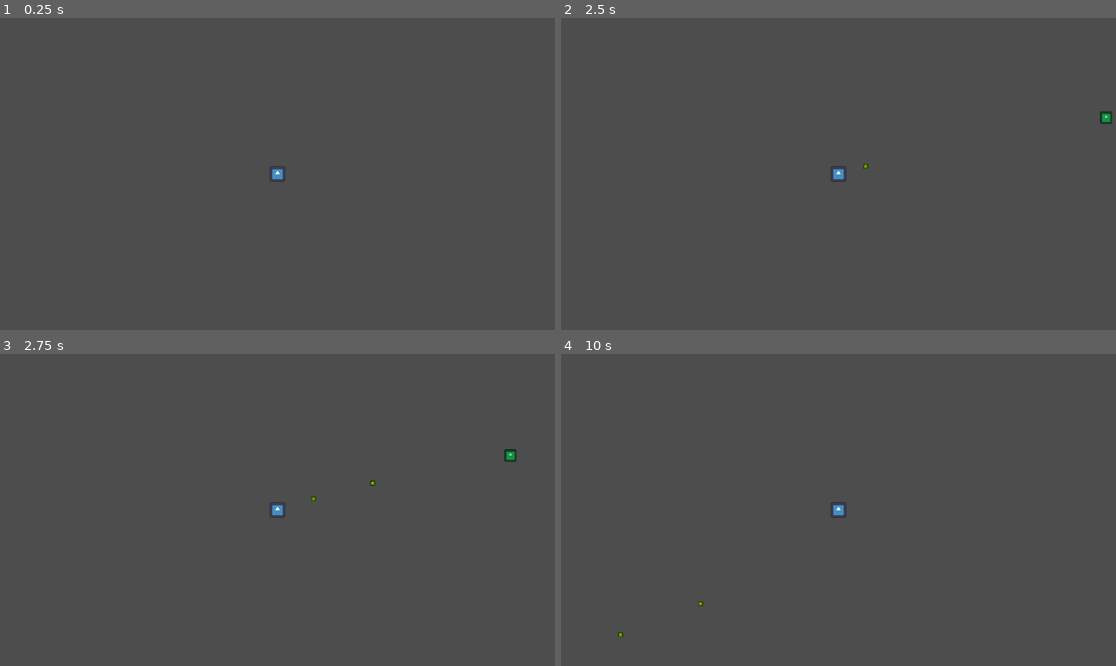
Above: before the commit, frames 1-4 (two rows, left to right).
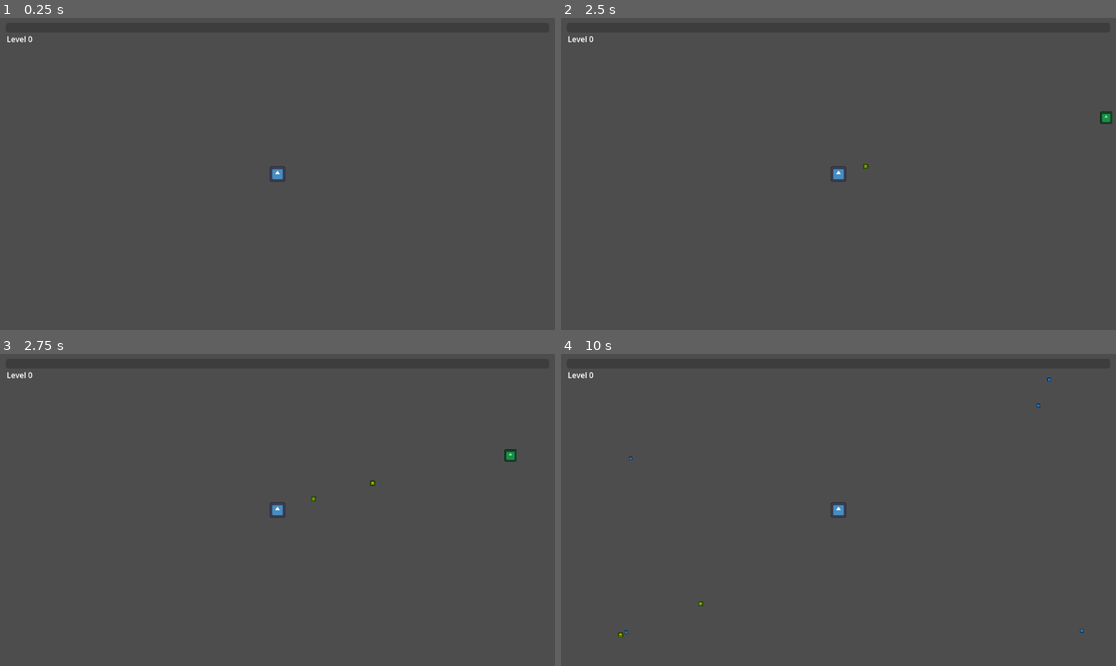
Above: after the commit, the same moments.

Repository: Garry-Systems/the-dead-shift
Game: Godot game, scene res://scenes/Main.tscn
Two runs of this game, one before a commit and one after it. Both use one fixed random seed, a clock stepped at 60 frames per second and the inputs below. The engine's default icon, where the game draws it, is replaced by a stand-in: a white triangle on a blue panel in a dark square.
Inputs (mouse positions are in pixels of both pictures, inside the frame that each line leads up to):
- Up to frame 1 (0.25 s): no input
- Up to frame 2 (2.5 s): tap Enter at 0.5, 2 s; move the mouse to (960, 158) at 0.52 s; hold D 0.53-1.25 s; click (960, 158) at 0.67 s; tap Space at 1.25 s; drag from (727, 189) to (810, 236) at 1.27 s; move the mouse to (894, 105) at 2.02 s; hold D from 2.03 s (still down)
- Up to frame 3 (2.75 s): keep holding D
- Up to frame 4 (10 s): release D at 2.75 s; drag from (810, 572) to (877, 497) at 2.77 s; move the mouse to (1005, 556) at 3.52 s; hold A 3.53-4.25 s; drag from (672, 463) to (849, 641) at 4.27 s; tap Space at 5 s; move the mouse to (866, 510) at 5.02 s; hold S 5.03-5.75 s; click (866, 510) at 5.17 s; drag from (755, 432) to (727, 525) at 5.77 s; move the mouse to (960, 494) at 6.52 s; hold W 6.53-7.25 s; drag from (727, 525) to (849, 506) at 7.27 s; move the mouse to (894, 441) at 8.02 s; hold S 8.03-8.75 s; drag from (810, 572) to (755, 453) at 8.77 s; move the mouse to (1005, 556) at 9.52 s; hold W from 9.53 s (still down); click (1005, 556) at 9.67 s

The runs differ from the first frame. In frame 1, less than 0.1% of the frame differs, in the area x 1-6%, y 5-8%; in frame 2, less than 0.1%; in frame 3, less than 0.1%; in frame 4, less than 0.1%, in the area x 1-95%, y 5-90%.

Commit message:
Phase 2 step 1: XP gems, leveling, HUD bar
Zombies drop cyan XP gems on death; gems vacuum to the player within pickup
radius; collecting fills an XP bar (code-built HUD). Crossing the threshold
levels up (XpCurve). Level-up currently prints; the 3-card screen is next.

Co-Authored-By: Claude Opus 4.8 (1M context) <noreply@anthropic.com>

Diff:
--- a/scenes/Main.tscn
+++ b/scenes/Main.tscn
@@ -1,8 +1,9 @@
-[gd_scene load_steps=4 format=3]
+[gd_scene load_steps=5 format=3]
 
 [ext_resource type="PackedScene" path="res://scenes/Player.tscn" id="1_player"]
 [ext_resource type="Script" uid="uid://dchqcispiwxbx" path="res://scripts/Spawner.gd" id="2_spawn"]
 [ext_resource type="PackedScene" path="res://scenes/Zombie.tscn" id="3_zomb"]
+[ext_resource type="Script" path="res://scripts/Hud.gd" id="4_hud"]
 
 [node name="Main" type="Node2D"]
 
@@ -11,3 +12,6 @@
 [node name="Spawner" type="Node2D" parent="."]
 script = ExtResource("2_spawn")
 zombie_scene = ExtResource("3_zomb")
+
+[node name="Hud" type="CanvasLayer" parent="."]
+script = ExtResource("4_hud")
--- /dev/null
+++ b/scenes/XpGem.tscn
@@ -0,0 +1,12 @@
+[gd_scene load_steps=3 format=3]
+
+[ext_resource type="Script" path="res://scripts/XpGem.gd" id="1_gem"]
+[ext_resource type="Texture2D" uid="uid://clb35uimfi113" path="res://icon.svg" id="2_tex"]
+
+[node name="XpGem" type="Node2D"]
+script = ExtResource("1_gem")
+
+[node name="Sprite2D" type="Sprite2D" parent="."]
+modulate = Color(0.3, 0.8, 1, 1)
+scale = Vector2(0.06, 0.06)
+texture = ExtResource("2_tex")
--- a/scenes/Zombie.tscn
+++ b/scenes/Zombie.tscn
@@ -1,13 +1,15 @@
-[gd_scene load_steps=4 format=3]
+[gd_scene load_steps=5 format=3]
 
 [ext_resource type="Script" uid="uid://pqm1ch7wugtm" path="res://scripts/Zombie.gd" id="1_zomb"]
 [ext_resource type="Texture2D" uid="uid://clb35uimfi113" path="res://icon.svg" id="2_tex"]
+[ext_resource type="PackedScene" path="res://scenes/XpGem.tscn" id="3_gem"]
 
 [sub_resource type="CircleShape2D" id="CircleShape2D_zomb"]
 radius = 20.0
 
 [node name="Zombie" type="CharacterBody2D"]
 script = ExtResource("1_zomb")
+xp_gem_scene = ExtResource("3_gem")
 
 [node name="Sprite2D" type="Sprite2D" parent="."]
 modulate = Color(0.4, 1, 0.4, 1)
--- /dev/null
+++ b/scripts/Hud.gd
@@ -0,0 +1,31 @@
+extends CanvasLayer
+## Minimal top-of-screen HUD, built entirely in code (no fragile hand-made UI):
+## a level label and an XP progress bar that fills as you collect gems.
+
+var _bar: ProgressBar
+var _label: Label
+var _player: Player
+
+func _ready() -> void:
+	_player = get_tree().get_first_node_in_group("player") as Player
+
+	_bar = ProgressBar.new()
+	_bar.show_percentage = false
+	_bar.anchor_right = 1.0          # stretch across the screen width
+	_bar.offset_left = 12
+	_bar.offset_right = -12
+	_bar.offset_top = 10
+	_bar.offset_bottom = 30
+	add_child(_bar)
+
+	_label = Label.new()
+	_label.offset_left = 14
+	_label.offset_top = 32
+	add_child(_label)
+
+func _process(_delta: float) -> void:
+	if _player == null or not is_instance_valid(_player):
+		return
+	_bar.max_value = _player.xp_to_next()
+	_bar.value = _player.xp
+	_label.text = "Level %d" % _player.level
--- a/scripts/Player.gd
+++ b/scripts/Player.gd
@@ -11,8 +11,15 @@
 ## Set by the VirtualJoystick. Vector2.ZERO means "no joystick input, use keyboard".
 var joystick_direction := Vector2.ZERO
 
+## Progression (Phase 2). Gems grant XP; crossing a threshold levels you up.
+var xp := 0
+var level := 0
+var pickup_radius := GameConfig.PICKUP_RADIUS
+var _xp_to_next := 0
+
 func _ready() -> void:
 	add_to_group("player")
+	_xp_to_next = XpCurve.xp_for_level(0)
 
 func _physics_process(delta: float) -> void:
 	_dash.tick(delta)
@@ -66,3 +73,20 @@
 func _die() -> void:
 	print("PLAYER DIED — Game Over")
 	get_tree().paused = true  # freeze; a proper Game Over screen comes in Phase 7
+
+## Grants XP and resolves any resulting level-ups.
+func add_xp(amount: int) -> void:
+	xp += amount
+	while xp >= _xp_to_next:
+		xp -= _xp_to_next
+		level += 1
+		_xp_to_next = XpCurve.xp_for_level(level)
+		_on_level_up()
+
+## XP needed to reach the next level (used by the HUD bar).
+func xp_to_next() -> int:
+	return _xp_to_next
+
+func _on_level_up() -> void:
+	# Step 2 replaces this with the 3-card upgrade screen.
+	print("LEVEL UP! Now level %d" % level)
--- /dev/null
+++ b/scripts/XpGem.gd
@@ -0,0 +1,23 @@
+extends Node2D
+## An XP gem dropped by a dead zombie. When the player is within pickup range it
+## drifts toward them; on contact it grants XP and disappears.
+
+var value := GameConfig.XP_GEM_VALUE
+var _player: Player
+
+func _ready() -> void:
+	_player = get_tree().get_first_node_in_group("player") as Player
+
+func _process(delta: float) -> void:
+	if _player == null or not is_instance_valid(_player):
+		return
+
+	var dist := global_position.distance_to(_player.global_position)
+	if dist <= GameConfig.GEM_COLLECT_DISTANCE:
+		_player.add_xp(value)
+		queue_free()
+		return
+
+	if dist <= _player.pickup_radius:
+		var dir := (_player.global_position - global_position).normalized()
+		global_position += dir * GameConfig.GEM_DRIFT_SPEED * delta
--- a/scripts/Zombie.gd
+++ b/scripts/Zombie.gd
@@ -1,5 +1,8 @@
 extends CharacterBody2D
-## A zombie: walks toward the player, has health, and damages the player on contact.
+## A zombie: walks toward the player, has health, damages the player on contact,
+## and drops an XP gem when it dies.
+
+@export var xp_gem_scene: PackedScene
 
 var _health := Health.new(GameConfig.ZOMBIE_MAX_HEALTH)
 var _target: Player
@@ -23,4 +26,12 @@
 func take_damage(amount: float) -> void:
 	_health.take_damage(amount)
 	if _health.is_dead():
+		_drop_gem()
 		queue_free()
+
+func _drop_gem() -> void:
+	if xp_gem_scene == null:
+		return
+	var gem = xp_gem_scene.instantiate()
+	get_tree().current_scene.add_child(gem)
+	gem.global_position = global_position
--- a/scripts/logic/GameConfig.gd
+++ b/scripts/logic/GameConfig.gd
@@ -27,3 +27,11 @@
 # --- Spawner ---
 const SPAWN_INTERVAL := 1.0           # seconds between spawns
 const SPAWN_RADIUS := 700.0           # distance from player to spawn at
+
+# --- XP / Leveling ---
+const XP_BASE := 5                    # XP needed to reach level 1
+const XP_PER_LEVEL := 3               # extra XP required for each later level
+const XP_GEM_VALUE := 1               # XP granted per gem
+const PICKUP_RADIUS := 80.0           # px; gems within this drift to the player
+const GEM_DRIFT_SPEED := 300.0        # px/sec a gem moves toward the player
+const GEM_COLLECT_DISTANCE := 16.0    # px; closer than this = collected
--- /dev/null
+++ b/scripts/logic/XpCurve.gd
@@ -0,0 +1,7 @@
+class_name XpCurve
+## Pure XP-threshold math. No node dependency.
+
+## XP required to advance FROM `level` to `level + 1`.
+## Level 0->1 costs XP_BASE, and each later level costs XP_PER_LEVEL more.
+static func xp_for_level(level: int) -> int:
+	return GameConfig.XP_BASE + level * GameConfig.XP_PER_LEVEL
Not shown, added: scripts/Hud.gd.uid
Not shown, added: scripts/XpGem.gd.uid
Not shown, added: scripts/logic/XpCurve.gd.uid
